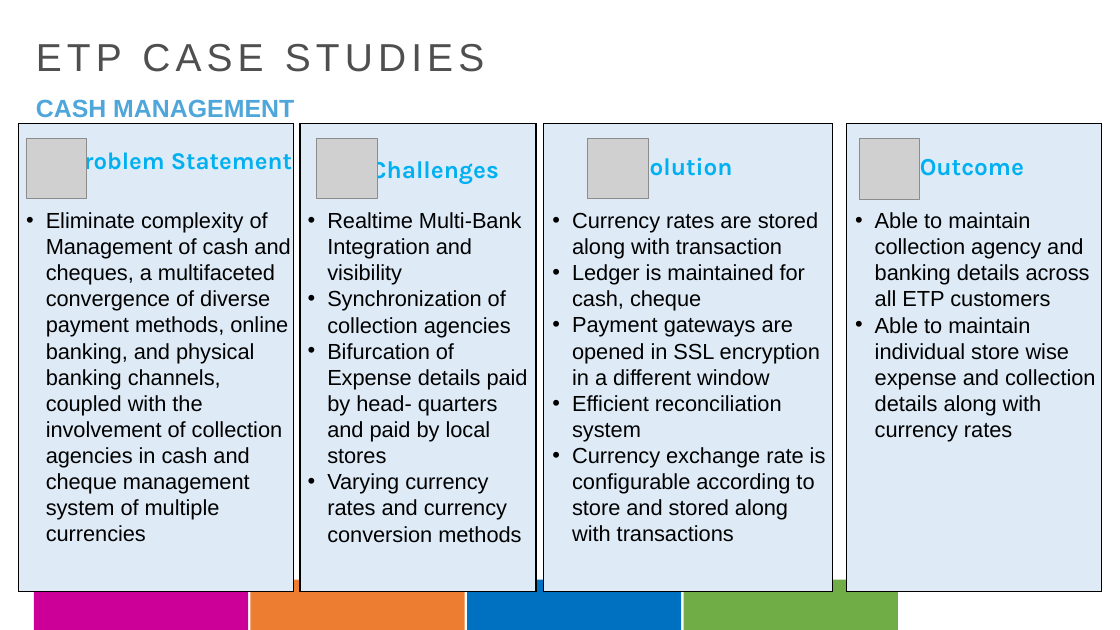
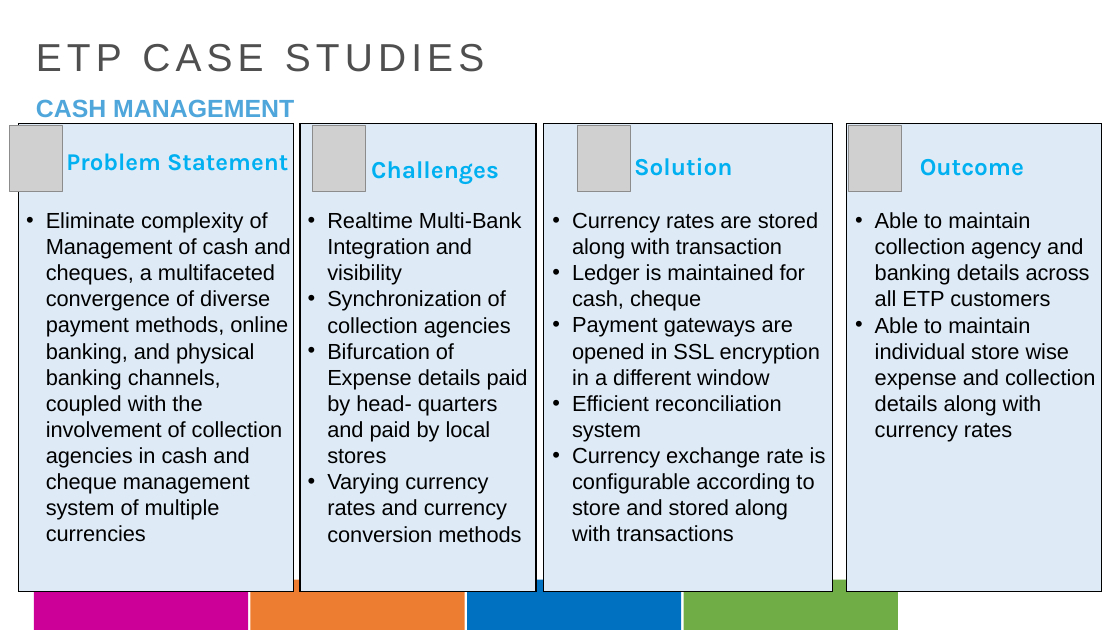
Before and after one commit to lksmangai/DeepLearning, a slide deck: slide 19 of CaseStudies29Feb2024.pptx. Drawn at 1120x630 pixels with LibreOffice and Linux fonts; fonts in the diff are those of the drawing; grey boxes stand for pictures; background and template pictures are left out. Boxes give left, top, right and bottom in pixels: in the first picture for what was removed or moved away, otherwise in the second. Text is boxed around its words. In the diff, an @@ line names an element or a change of style, - is before the commit and + after.

```diff
--- a/CaseStudies29Feb2024.pptx
+++ b/CaseStudies29Feb2024.pptx
@@ picture added at (x1=10, y1=125, x2=63, y2=192) @@
@@ picture removed at (x1=26, y1=138, x2=87, y2=198) @@
@@ text "Problem Statement" rewrapped from (x1=70, y1=148, x2=292, y2=175) to (x1=66, y1=153, x2=288, y2=171) @@
@@ picture resized from (x1=317, y1=138, x2=377, y2=198) to (x1=313, y1=125, x2=365, y2=192) @@
@@ picture added at (x1=578, y1=125, x2=631, y2=192) @@
@@ picture removed at (x1=587, y1=138, x2=648, y2=198) @@
@@ picture added at (x1=849, y1=125, x2=902, y2=192) @@
@@ picture removed at (x1=860, y1=139, x2=920, y2=199) @@
```
Also in this commit, not shown: 12 other slides changed, 8 other files.
